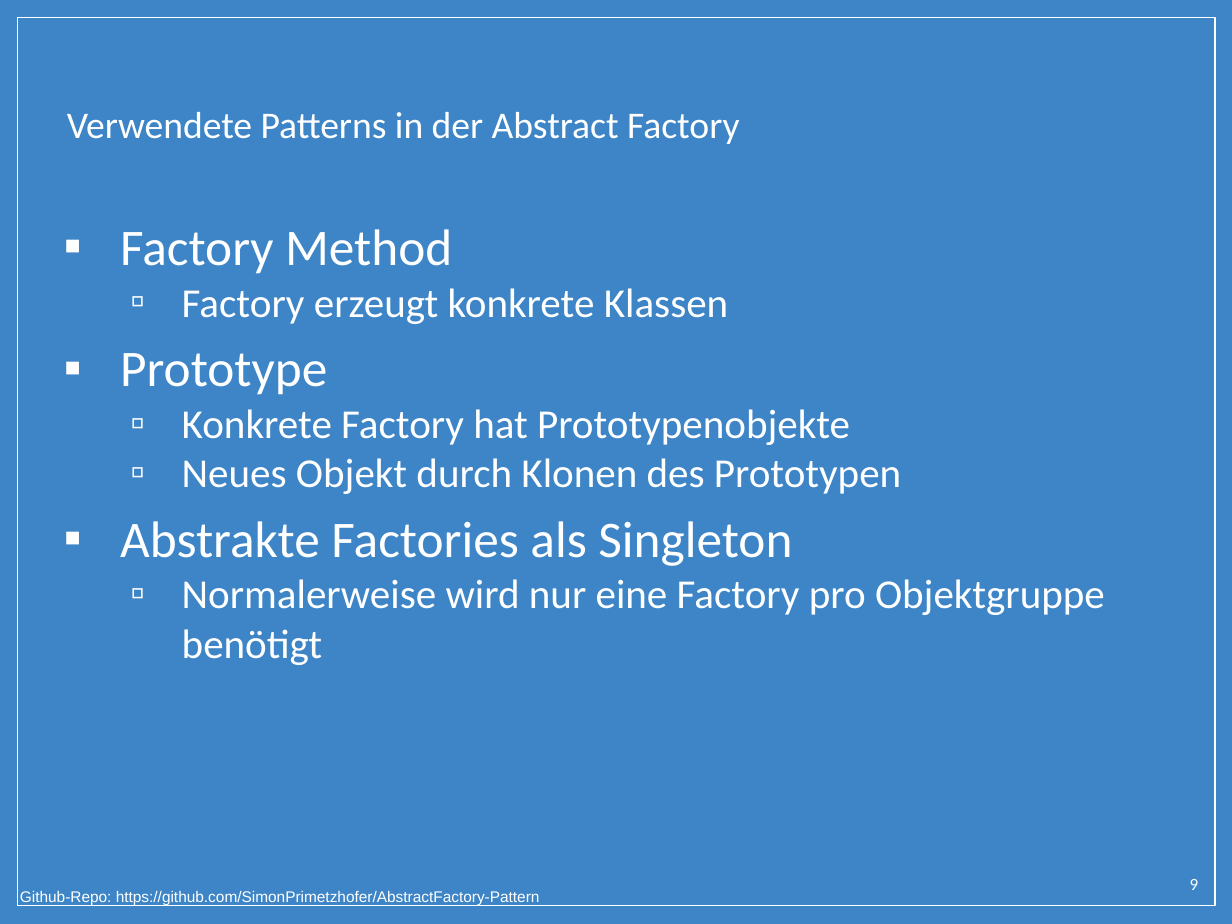
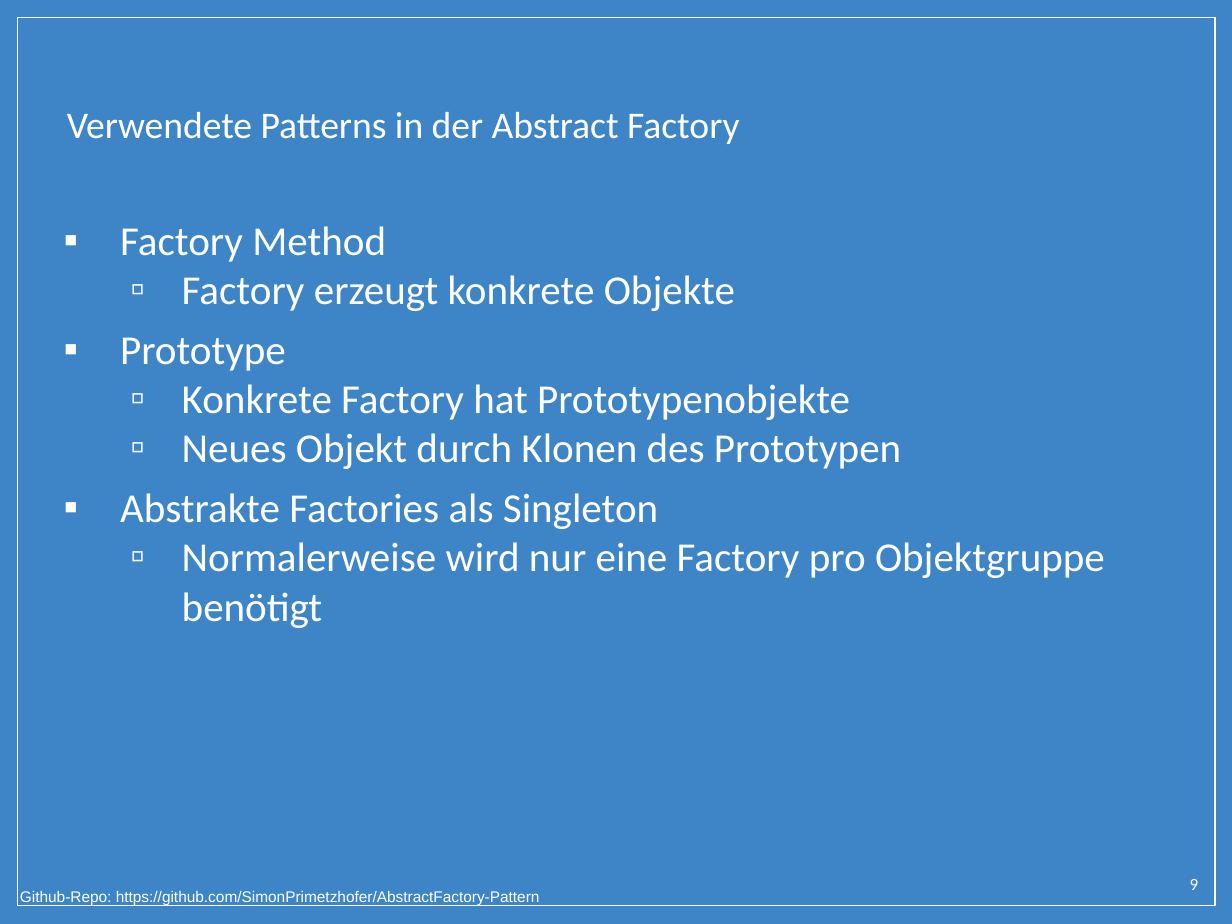
Before and after one commit to SimonPrimetzhofer/AbstractFactory-Pattern, a slide deck: slide 9 of Presentation/Abstract_Factory.pptx. Drawn at 1232x924 pixels with LibreOffice and Linux fonts; fonts in the diff are those of the drawing; background and template pictures are left out. Boxes give left, top, right and bottom in pixels: in the first picture for what was removed or moved away, otherwise in the second. Text is boxed around its words. In the diff, an @@ line names an element or a change of style, - is before the commit and + after.

```diff
--- a/Presentation/Abstract_Factory.pptx
+++ b/Presentation/Abstract_Factory.pptx
@@ text at box(120, 226, 658, 529): size 30 to 24 pt in "Factory Method", "Prototype", "Abstrakte Factories als Singleton" @@
@@ text at box(182, 275, 735, 311): text changed @@
-  ▫ Factory erzeugt konkrete Klassen
+  ▫ Factory erzeugt konkrete Objekte
```
Also in this commit, not shown: 9 other slides changed, 1 other file.
